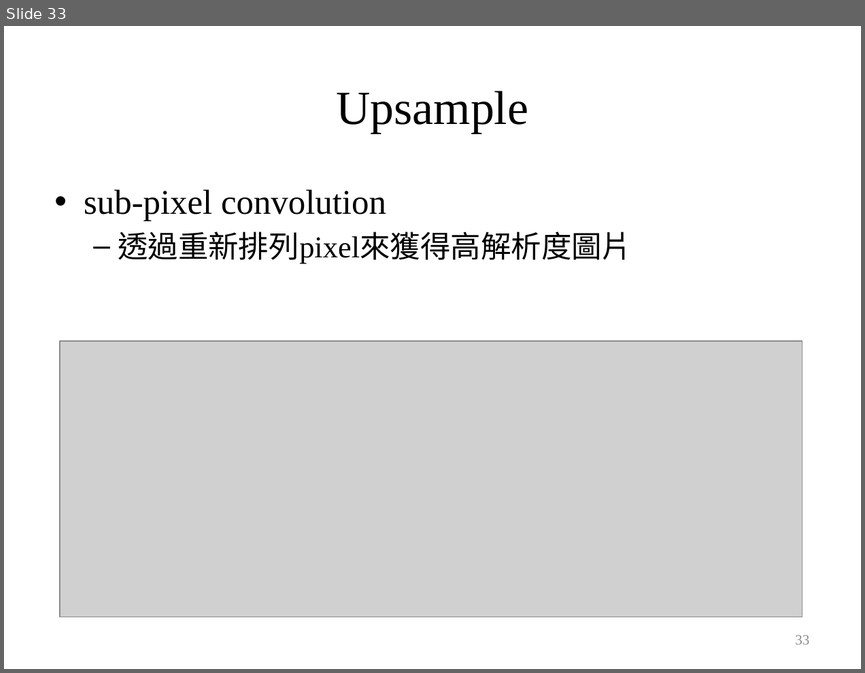
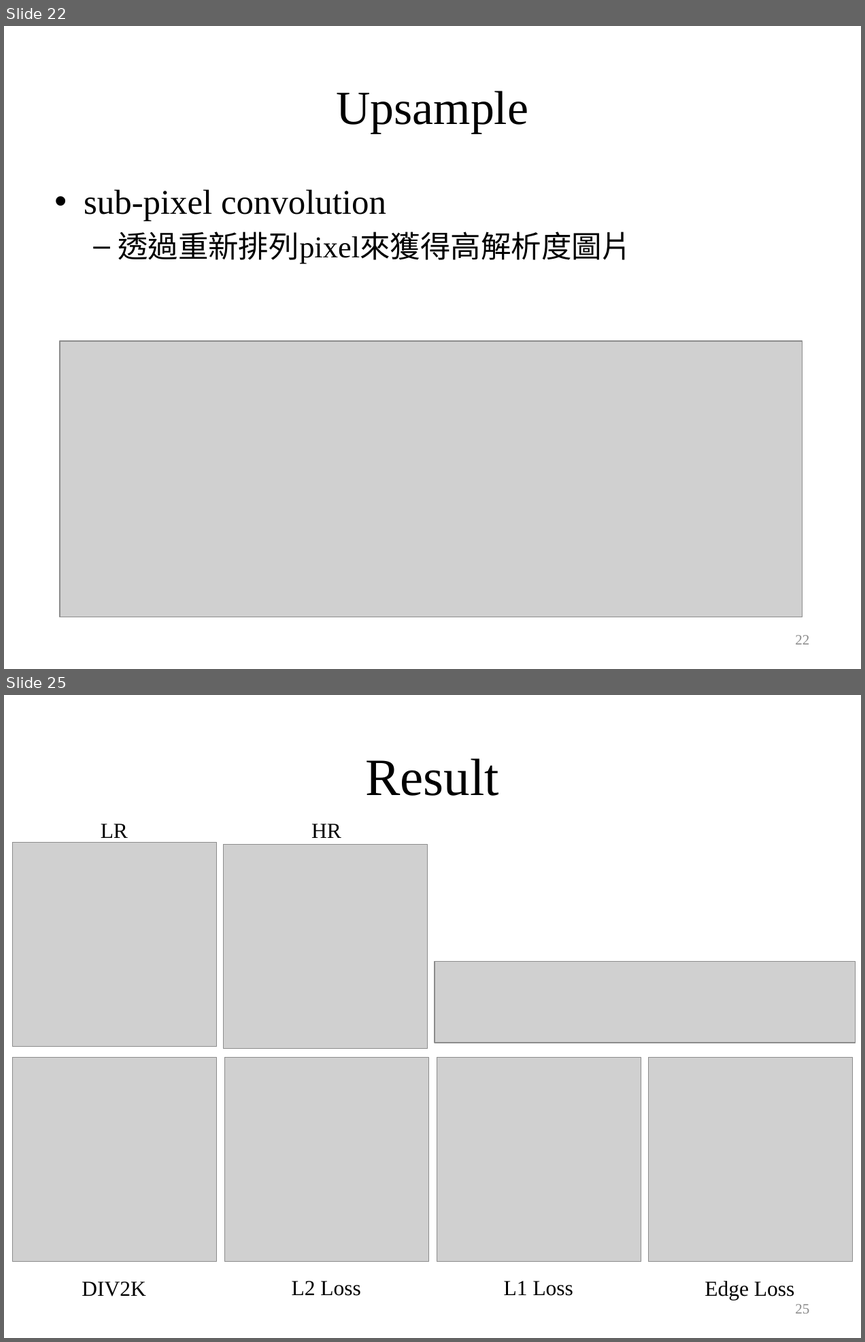
Before and after one commit to ttcpsntpc/Neumerical-Analysis, a slide deck: Lagrange interpolation/專題/專題決賽報告檔.pptx. Shown one above the other, each under a label of ours: slide 33 before the commit, slides 22 and 25 after it; the slides between them are not shown. The pictures are 865x673 and 865x1342 pixels, drawn with LibreOffice and Linux fonts; fonts in the diff are those of the drawing; grey boxes stand for pictures. Boxes give left, top, right and bottom in pixels: in the first picture for what was removed or moved away, otherwise in the second. Text is boxed around its words. In the diff, an @@ line names an element or a change of style, - is before the commit and + after.

```diff
--- a/Lagrange interpolation/專題/專題決賽報告檔.pptx
+++ b/Lagrange interpolation/專題/專題決賽報告檔.pptx
@@ slide 25 added at bbox=[4, 695, 861, 1338], background #FFFFFF @@
@@ title added at bbox=[365, 758, 498, 796], 44 pt, text #000000 @@
+Result
@@ text added at bbox=[101, 824, 128, 838], 18 pt, text #000000 @@
+LR
@@ text added at bbox=[311, 824, 341, 838], 18 pt, text #000000 @@
+HR
@@ picture added at bbox=[13, 843, 216, 1047] @@
@@ picture added at bbox=[224, 844, 427, 1048] @@
@@ picture added at bbox=[434, 962, 855, 1043] @@
@@ picture added at bbox=[13, 1057, 216, 1261] @@
@@ picture added at bbox=[225, 1057, 429, 1261] @@
@@ picture added at bbox=[436, 1057, 640, 1261] @@
@@ picture added at bbox=[649, 1057, 852, 1261] @@
@@ text added at bbox=[82, 1281, 145, 1296], 18 pt, text #000000 @@
+DIV2K
@@ text added at bbox=[292, 1280, 360, 1295], 18 pt, text #000000 @@
+L2 Loss
@@ text added at bbox=[504, 1280, 573, 1295], 18 pt, text #000000 @@
+L1 Loss
@@ text added at bbox=[704, 1280, 794, 1300], 18 pt, text #000000 @@
+Edge Loss
@@ page number added at bbox=[795, 1304, 809, 1313], 12 pt, text #8C8C8C @@
+25
@@ what was slide 33 is now slide 22 @@
@@ page number at bbox=[795, 635, 809, 644]: text changed @@
-33
+22
```
Also in this commit, not shown: 11 slides changed, 5 other slides added, 19 slides removed.
